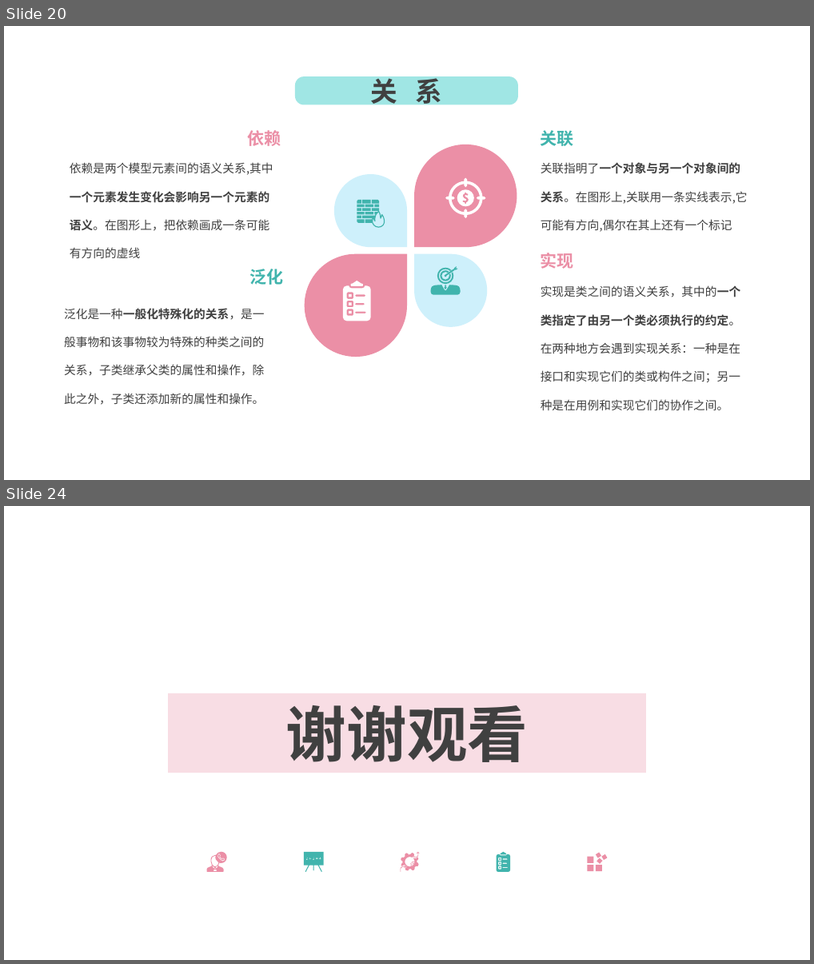
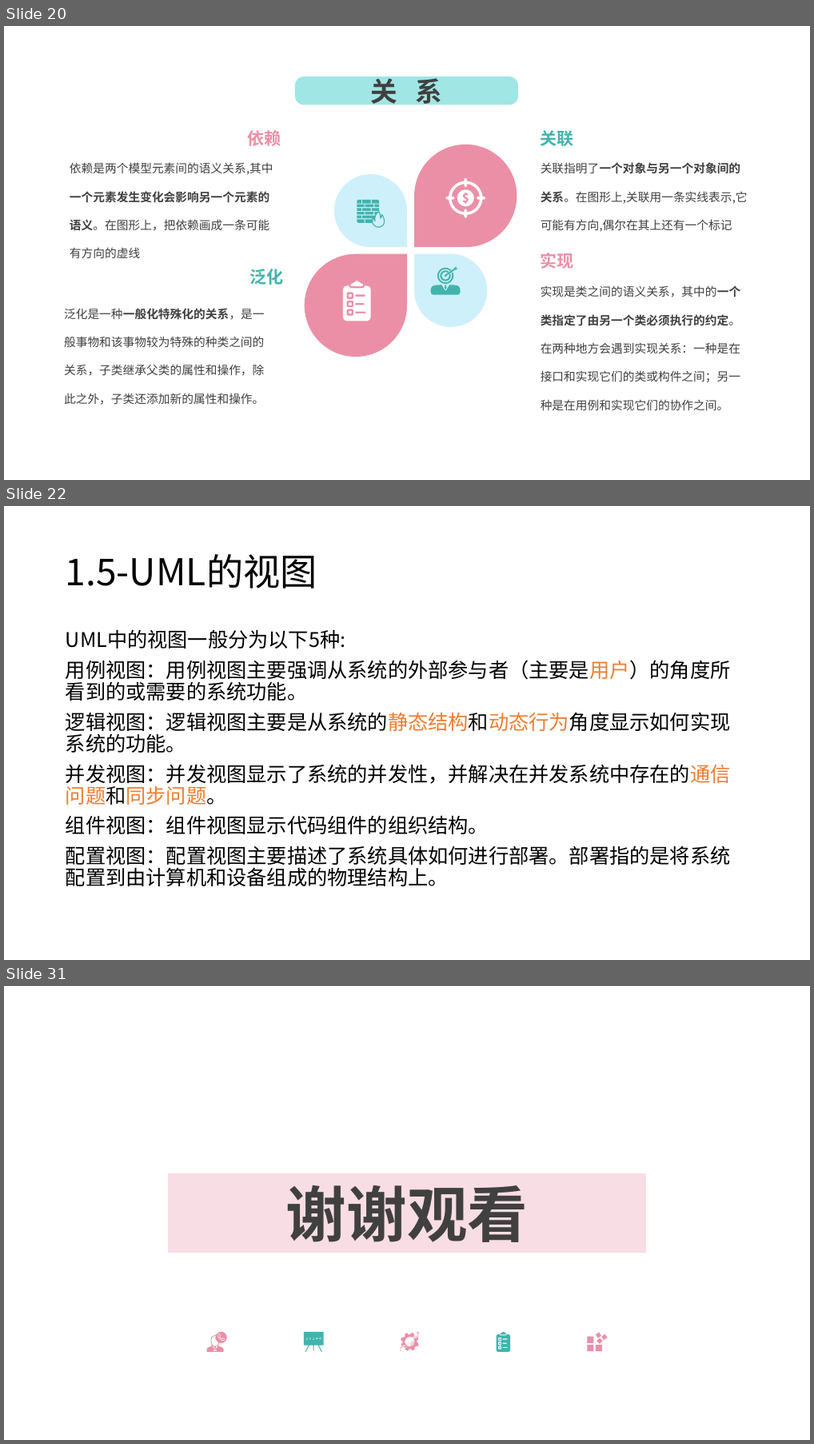
Before and after one commit to lenovo-wu/G016ZUCC-SRA2022, a slide deck: 翻转课堂/翻转课堂.pptx. Shown one above the other, each under a label of ours: slides 20 and 24 before the commit, slides 20, 22 and 31 after it; the slides between them are not shown. The pictures are 814x964 and 814x1444 pixels, drawn with LibreOffice and Linux fonts; fonts in the diff are those of the drawing; background and template pictures are left out. Boxes give left, top, right and bottom in pixels: in the first picture for what was removed or moved away, otherwise in the second. Text is boxed around its words. In the diff, an @@ line names an element or a change of style, - is before the commit and + after.

```diff
--- a/翻转课堂/翻转课堂.pptx
+++ b/翻转课堂/翻转课堂.pptx
@@ slide 22 added at bbox=[4, 506, 810, 960], background picture (left out) @@
@@ title added at bbox=[66, 554, 318, 588], 44 pt, text #000000 @@
+1.5-UML的视图
@@ text added at bbox=[66, 629, 731, 886], 24 pt, text #000000 @@
+UML中的视图一般分为以下5种:
+用例视图：用例视图主要强调从系统的外部参与者（主要是用户）的角度所看到的或需要的系统功能。
+逻辑视图：逻辑视图主要是从系统的静态结构和动态行为角度显示如何实现系统的功能。
+并发视图：并发视图显示了系统的并发性，并解决在并发系统中存在的通信问题和同步问题。
+组件视图：组件视图显示代码组件的组织结构。
+配置视图：配置视图主要描述了系统具体如何进行部署。部署指的是将系统配置到由计算机和设备组成的物理结构上。
@@ what was slide 24 is now slide 31 @@
```
Also in this commit, not shown: 6 other slides added.
